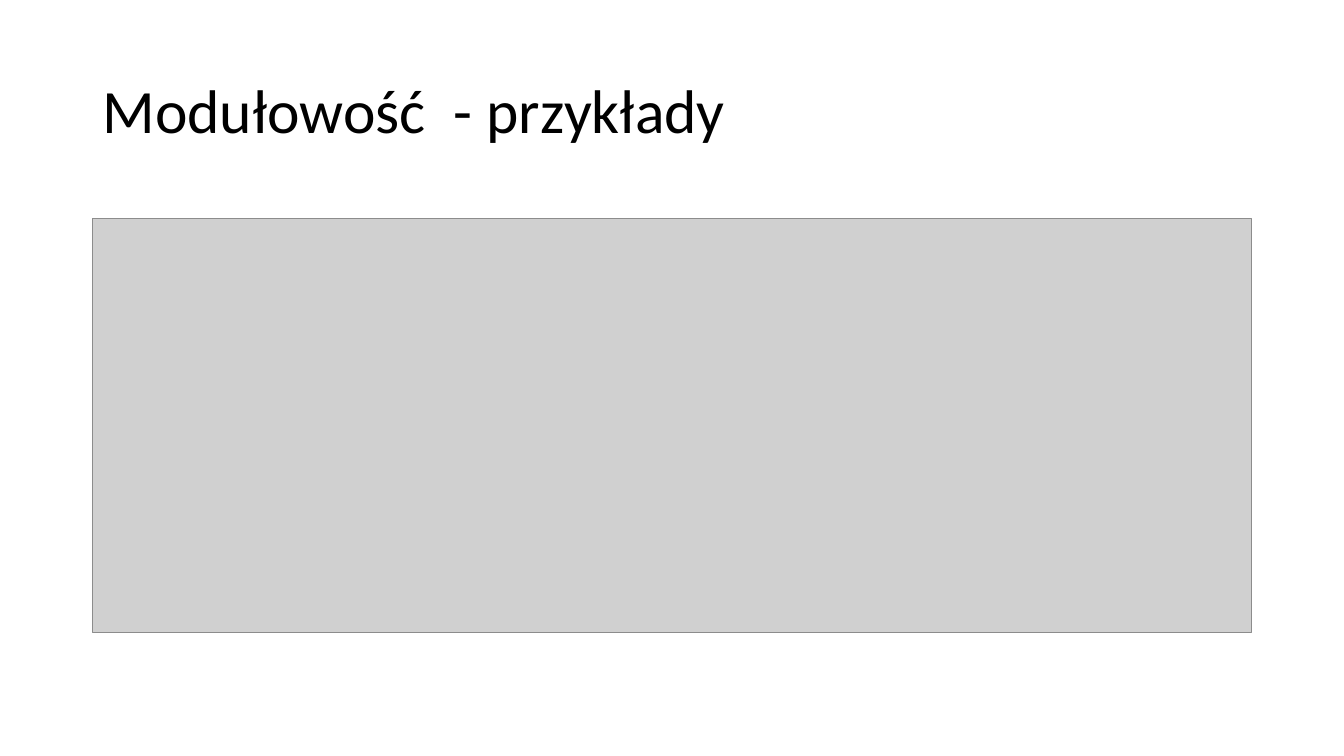
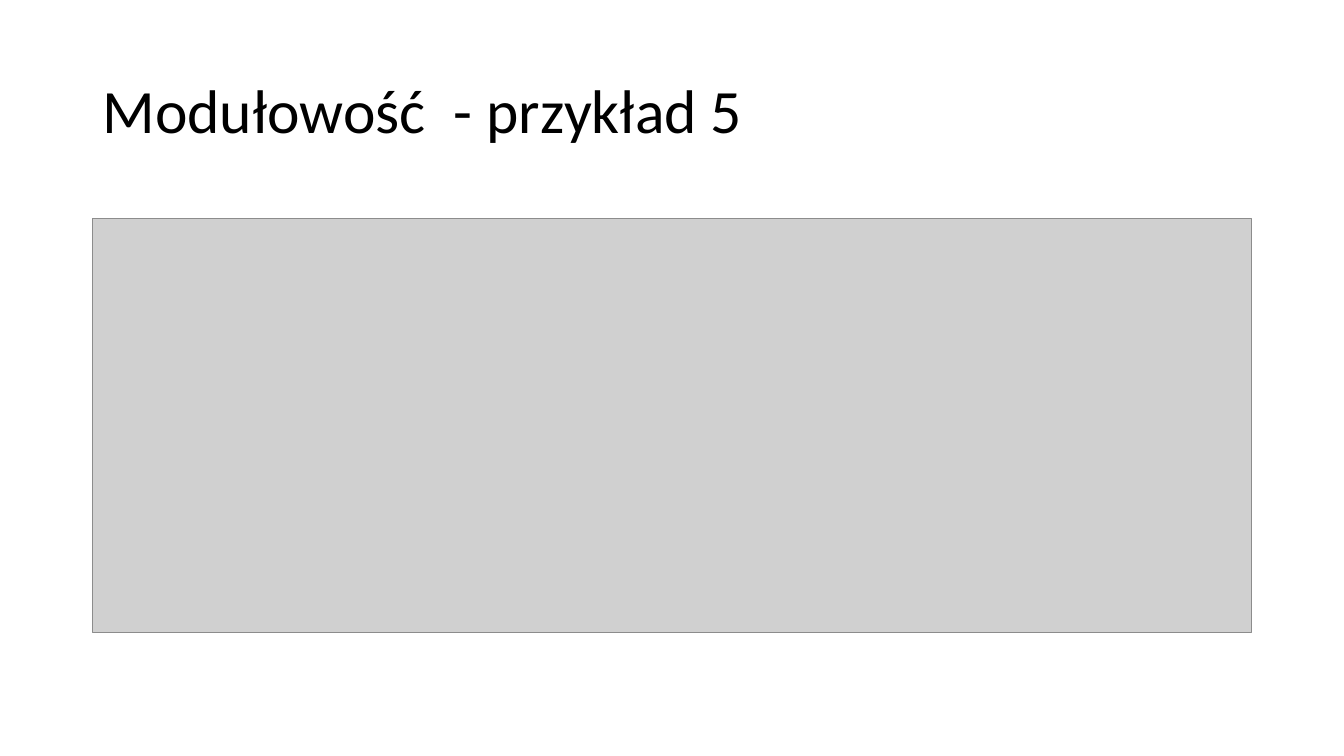
Before and after one commit to plitwinski/automated-tests-presentation, a slide deck: slide 16 of presentation/polish/Automatycznie testowalne aplikacje w srodowisku rozproszonym.pptx. Drawn at 1344x756 pixels with LibreOffice and Linux fonts; fonts in the diff are those of the drawing; grey boxes stand for pictures. Boxes give left, top, right and bottom in pixels: in the first picture for what was removed or moved away, otherwise in the second. Text is boxed around its words. In the diff, an @@ line names an element or a change of style, - is before the commit and + after.

Commit message:
Fix typos

```diff
--- a/presentation/polish/Automatycznie testowalne aplikacje w srodowisku rozproszonym.pptx
+++ b/presentation/polish/Automatycznie testowalne aplikacje w srodowisku rozproszonym.pptx
@@ title at (102,90,742,143): text changed @@
-Modułowość - przykłady
+Modułowość - przykład 5
```
Also in this commit, not shown: 2 other slides changed.
